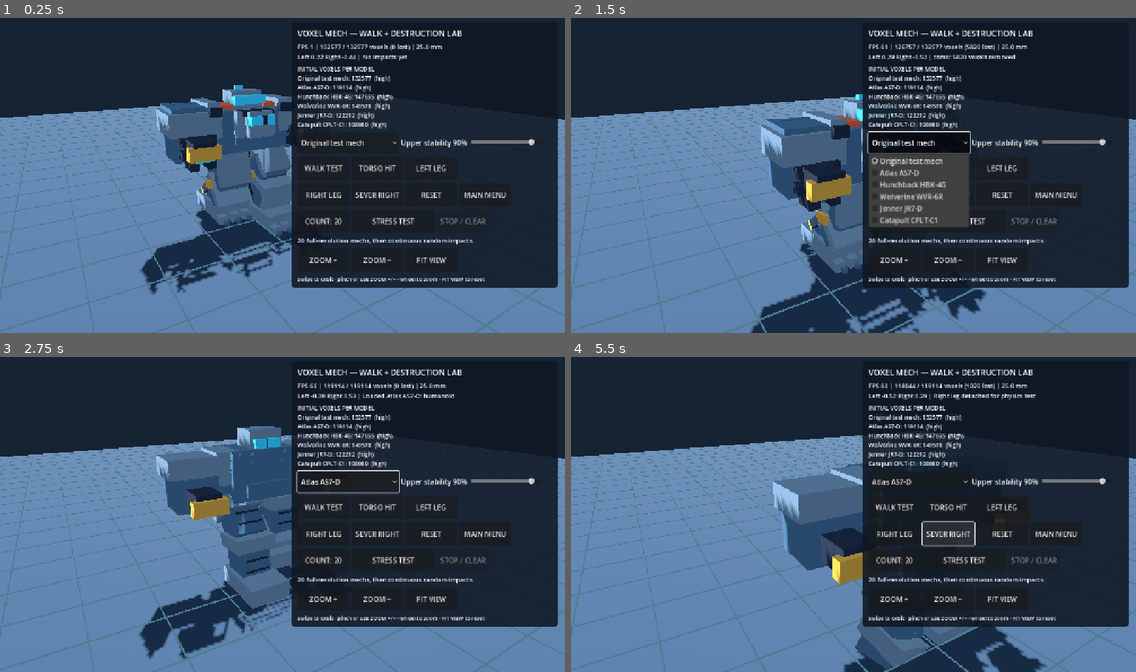
Above: before the commit, frames 1-4 (two rows, left to right).
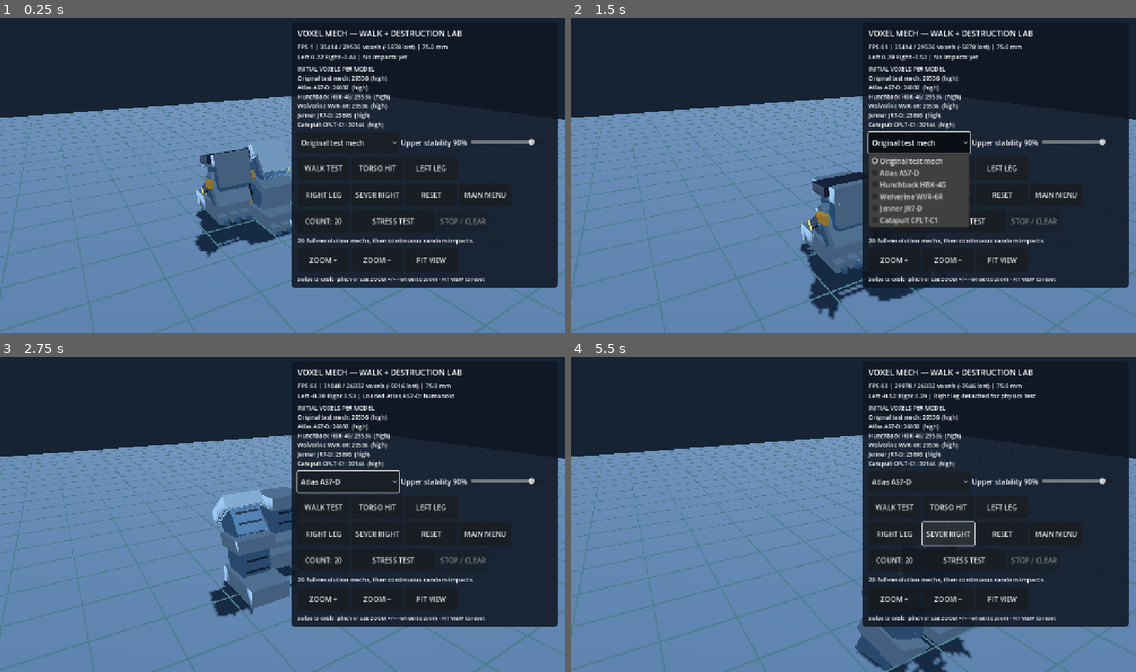
Above: after the commit, the same moments.

Repository: drag0nblad3/BtechMobile
Game: Godot game, scene res://scenes/voxel_mech_lab.tscn
Same seed, same stepped clock (60 frames per second), same inputs: the game is played once before the commit and once after it. This scene is started directly instead of the project's main scene.
Inputs:
- Up to frame 1 (0.25 s): no input
- Up to frame 2 (1.5 s): click "TORSO HIT" at 0.5 s; click "Original test mech" at 1.25 s
- Up to frame 3 (2.75 s): click "WALK TEST" at 2 s
- Up to frame 4 (5.5 s): click "Atlas AS7-D" at 2.75 s; click "LEFT LEG" at 3.5 s; click "RIGHT LEG" at 4.25 s; click "SEVER RIGHT" at 5 s

The runs differ from the first frame. In frame 1, 7.6% of the frame differs, in the area x 24-80%, y 8-88%; in frame 2, 8.6%, in the area x 31-81%, y 8-100%; in frame 3, 8.3%; in frame 4, 7.0%.
Error after the commit: Parse Error: Function "_jenner()" not found in base self. (res://src/view/units/voxel_anatomy_v2.gd:76)

Commit message:
Integrate anatomy-based resculpt and high-contrast mechanical palette into src/view/units/voxel_mech_art.gd

Diff:
--- a/src/view/units/voxel_mech_art.gd
+++ b/src/view/units/voxel_mech_art.gd
@@ -45,6 +45,7 @@
 			part.fill_box(Vector3i(-8, 2, -3), Vector3i(-5, 4, 3), 5)
 			part.fill_box(Vector3i(4, 2, -3), Vector3i(7, 4, 3), 5)
 	VoxelRosterSculpt.torso(part, shape)
+	VoxelAnatomyV2.torso(part, shape)
 	part.seal()
 
 
@@ -74,6 +75,7 @@
 			part.fill_box(Vector3i(-3, -7, -11), Vector3i(3, -5, -10), 3)
 	if not shape.is_empty():
 		VoxelRosterSculpt.arm(part, shape, side)
+	VoxelAnatomyV2.arm(part, shape, side)
 	part.seal(-2 if style != "missile_pods" else 1)
 
 
